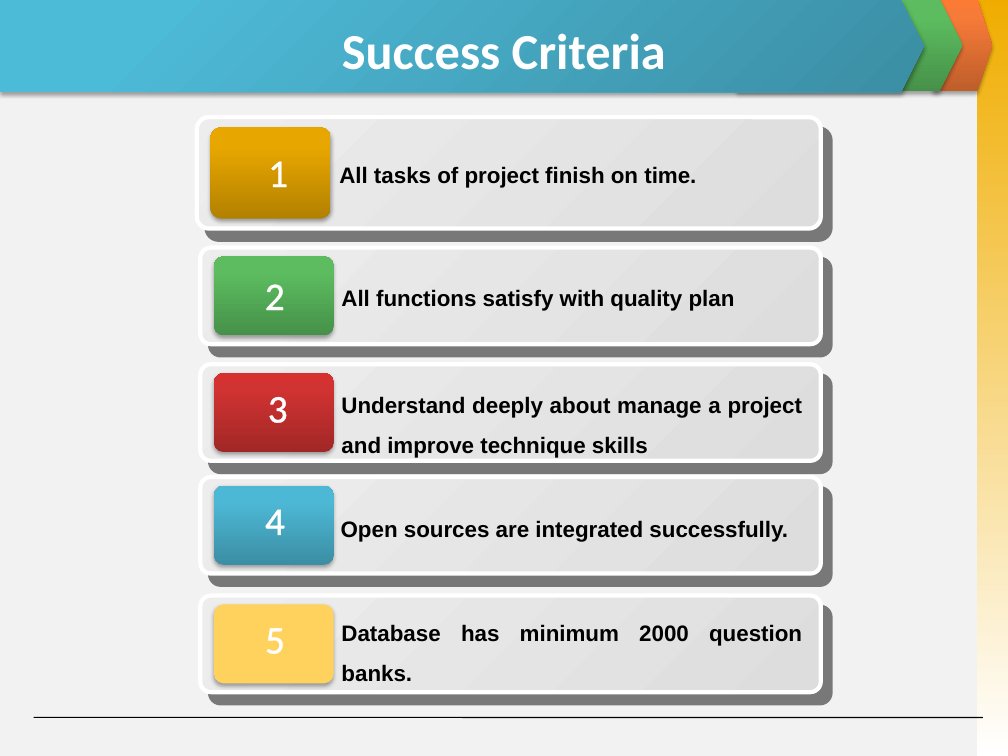
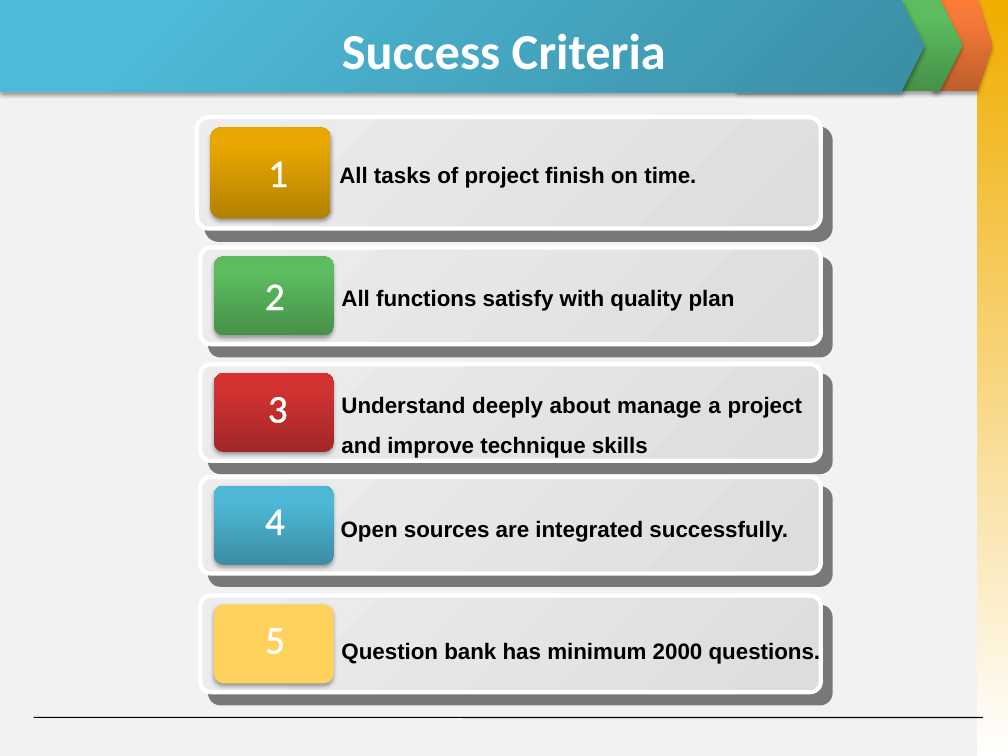
Before and after one commit to invisibleghost/e-learning-website, a slide deck: slide 17 of Document/Final report/Slide Present E-Learning.pptx. Drawn at 1008x756 pixels with LibreOffice and Linux fonts; fonts in the diff are those of the drawing. Boxes give left, top, right and bottom in pixels: in the first picture for what was removed or moved away, otherwise in the second. Text is boxed around its words. In the diff, an @@ line names an element or a change of style, - is before the commit and + after.

```diff
--- a/Document/Final report/Slide Present E-Learning.pptx
+++ b/Document/Final report/Slide Present E-Learning.pptx
@@ text at box(341, 642, 821, 664): text changed @@
-Database has minimum 2000 question banks.
+Question bank has minimum 2000 questions.
```
Also in this commit, not shown: 3 other slides changed, 2 slides removed.
